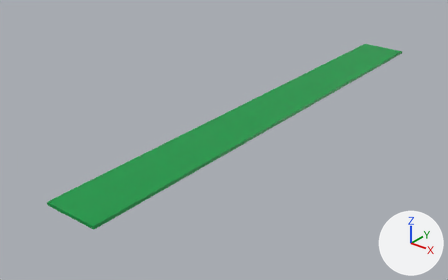
The FBX model Assets/Models/B3F.fbx, before and after one commit.
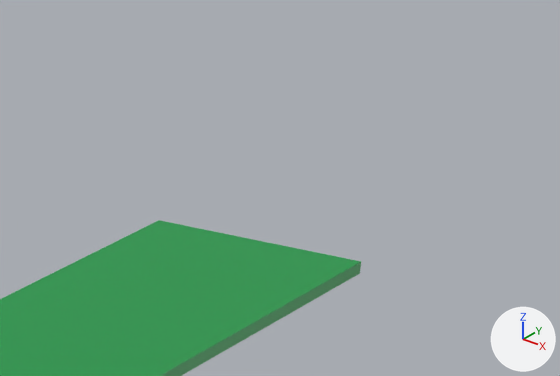
The first picture shows the older version from a camera (50 mm lens) standing at (206.4, -122.7, 33.7) and looking at (84.2, 30.0, -61.0). The close-ups show the older and then the newer version on the part from 75% to 98% of the width and 1% to 26% of the height of that picture. Only the edits that show in the close-ups are written down. Lighting does not change. The marker at lower right points along +X, +Y and +Z. Where no turn or scale is listed for an object, it has been applied to the vertices.

The first close-up shows '地下鉄ホーム'.
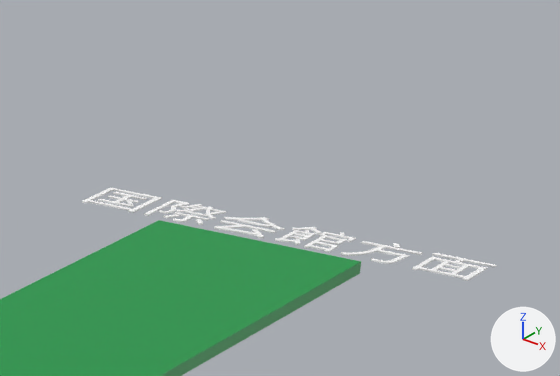
Changed parts and their boxes [x1, y1, x2, y2] in the close-ups (560 x 376 px):
'国際会館方面', added: after [82, 187, 497, 281]

Patch to the scene script:
```diff
--- a/Assets/Models/B3F.fbx.py
+++ b/Assets/Models/B3F.fbx.py
@@ mat_方面テキスト @@
+mat_方面テキスト = principled_material('方面テキスト')
+mat_方面テキスト.base_color = (1.0, 1.0, 1.0)  # white #ffffff
@@ me_テキスト_007 @@
+me_テキスト_007.from_pydata(...)  # 2496 vertices, 3731 faces; spans x -17.4..17.4, y -2.8..2.8, z -0.1..0.1
+me_テキスト_007.materials.append(mat_方面テキスト)  # white #ffffff
@@ ob_国際会館方面 @@
+ob_国際会館方面 = bpy.data.objects.new('国際会館方面', me_テキスト_007)
+ob_国際会館方面.location = (94.0, 137.0, -51.0)
```
